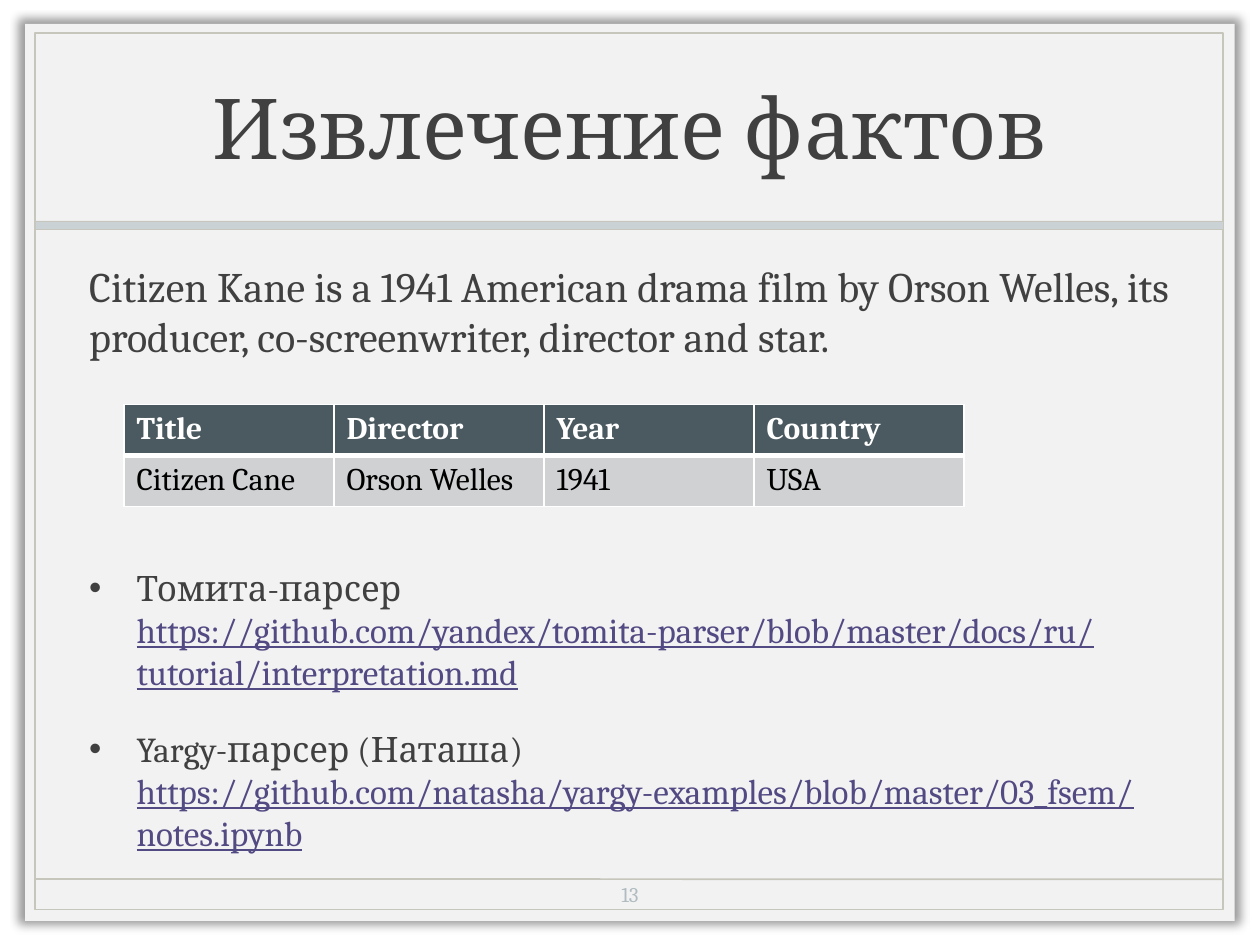
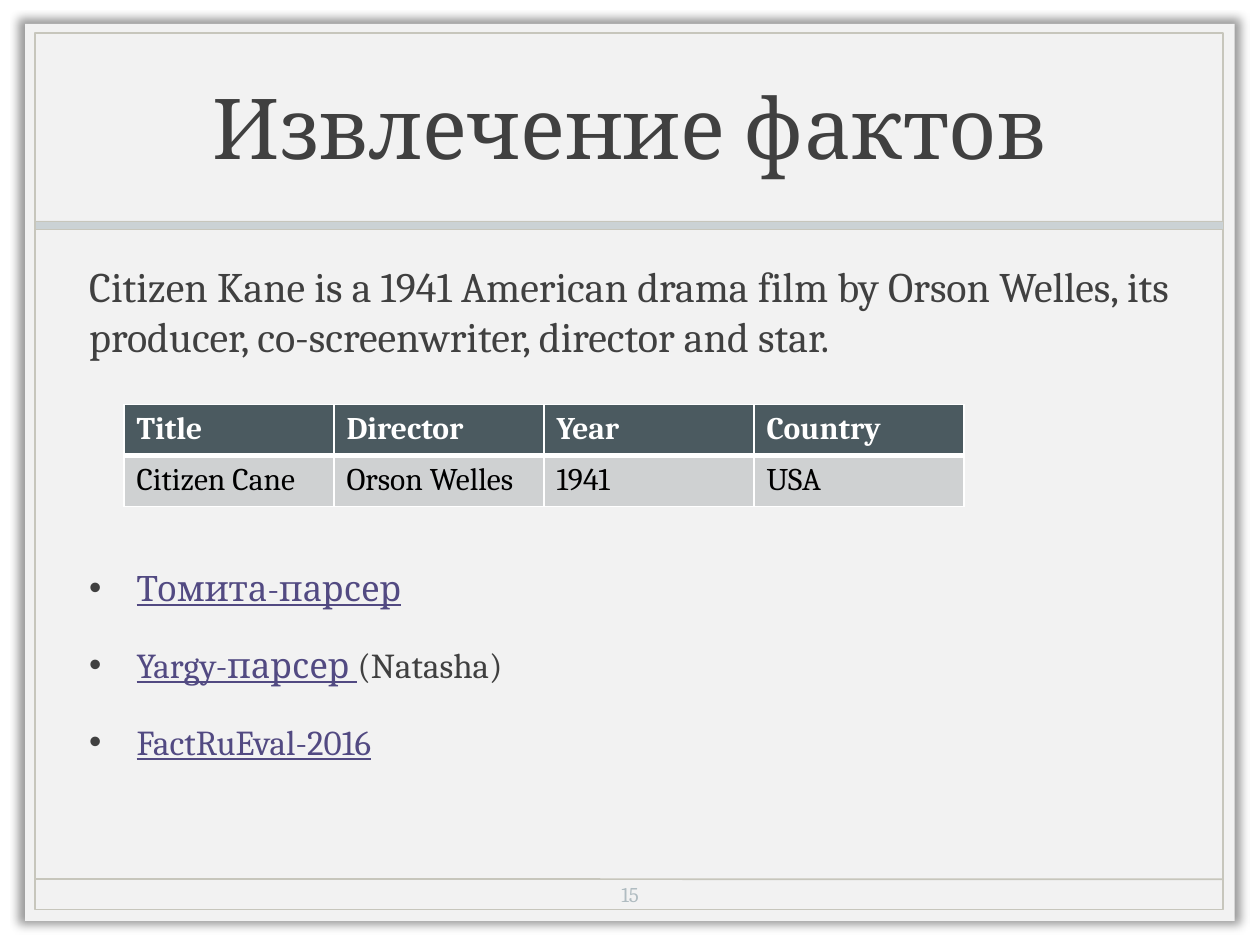
Before and after one commit to named-entity/hse-nlp, a slide deck: slide 16 of 4th_year/Slides/8_information-extraction.pptx (slide 14 before the commit). Drawn at 1260x945 pixels with LibreOffice and Linux fonts; fonts in the diff are those of the drawing; background and template pictures are left out. Boxes give left, top, right and bottom in pixels: in the first picture for what was removed or moved away, otherwise in the second. Text is boxed around its words. In the diff, an @@ line names an element or a change of style, - is before the commit and + after.

```diff
--- a/4th_year/Slides/8_information-extraction.pptx
+++ b/4th_year/Slides/8_information-extraction.pptx
@@ text at <box>137,576,503,760</box>: text changed @@
-• Томита-парсер
-  https://github.com/yandex/tomita-parser/blob/master/docs/ru/tutorial/interpretation.md
-• Yargy-парсер (Наташа)
-  https://github.com/natasha/yargy-examples/blob/master/03_fsem/notes.ipynb
+• Томита-парсер
+• Yargy-парсер (Natasha)
+• FactRuEval-2016
@@ page number at <box>621,888,639,902</box>: text changed @@
-13
+15
```
Also in this commit, not shown: 4 other slides changed, 6 slides added, 1 other file.
